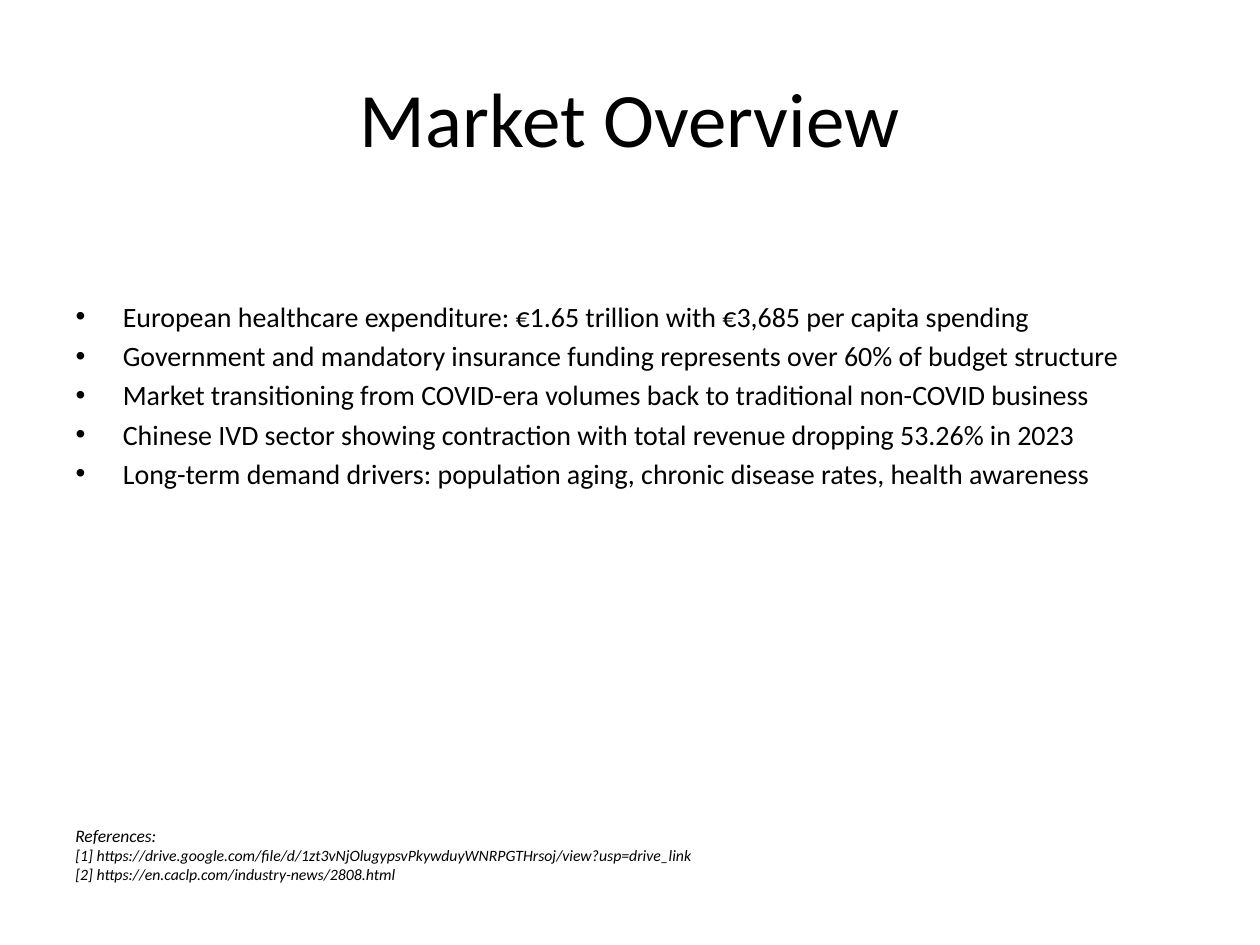
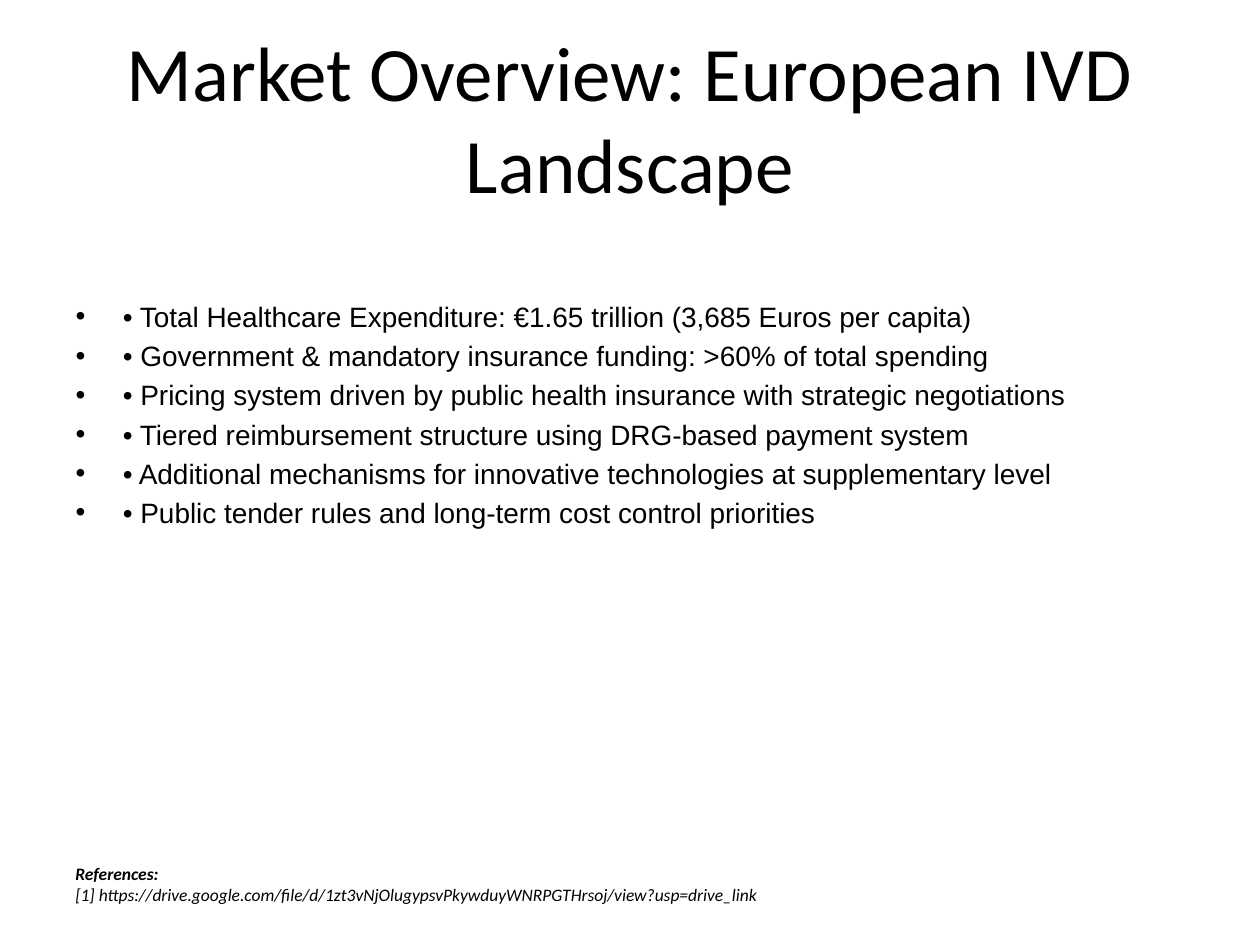
Before and after one commit to mariswarycharan/Desk_Research_Automation, a slide deck: slide 4 of ppts/european_ivd_market_analysis.pptx. Drawn at 1260x945 pixels with LibreOffice and Linux fonts; fonts in the diff are those of the drawing. Boxes give left, top, right and bottom in pixels: in the first picture for what was removed or moved away, otherwise in the second. Text is boxed around its words. In the diff, an @@ line names an element or a change of style, - is before the commit and + after.

```diff
--- a/ppts/european_ivd_market_analysis.pptx
+++ b/ppts/european_ivd_market_analysis.pptx
@@ title at (127, 47, 1131, 206): text changed @@
-Market Overview
+Market Overview: European IVD Landscape
@@ text at (139, 306, 1065, 528): text changed; font Calibri to Arial @@
-• European healthcare expenditure: €1.65 trillion with €3,685 per capita spending
-• Government and mandatory insurance funding represents over 60% of budget structure
-• Market transitioning from COVID-era volumes back to traditional non-COVID business
-• Chinese IVD sector showing contraction with total revenue dropping 53.26% in 2023
-• Long-term demand drivers: population aging, chronic disease rates, health awareness
+• • Total Healthcare Expenditure: €1.65 trillion (3,685 Euros per capita)
+• • Government & mandatory insurance funding: >60% of total spending
+• • Pricing system driven by public health insurance with strategic negotiations
+• • Tiered reimbursement structure using DRG-based payment system
+• • Additional mechanisms for innovative technologies at supplementary level
+• • Public tender rules and long-term cost control priorities
@@ text "References:" at (75, 868, 757, 904): bold on in "References:"; size 9 to 10 pt in "[1] https://drive.google.com/file/d/1zt3vNjOlugypsvPkywduyWN ..." @@
@@ text at (75, 868, 396, 883): paragraph removed @@
-[2] https://en.caclp.com/industry-news/2808.html
```
Also in this commit, not shown: 8 other slides changed, 6 slides added, 6 slides removed, 10 other files.
